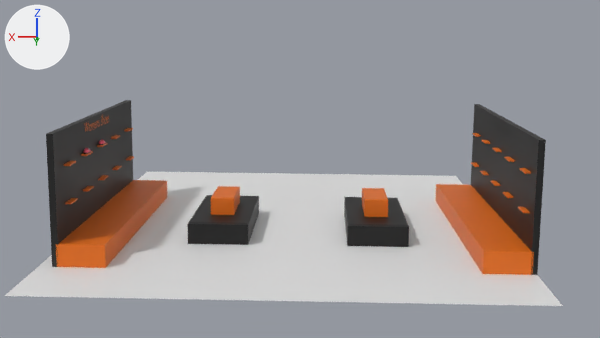
The Blender file Blend/Shelves/ShoeStoreLayout.blend: old version first, new version second.
Before and after are seen from the file's camera 'Camera'. The axes (+X, +Y, +Z) are drawn at upper left. The lights are the same throughout.
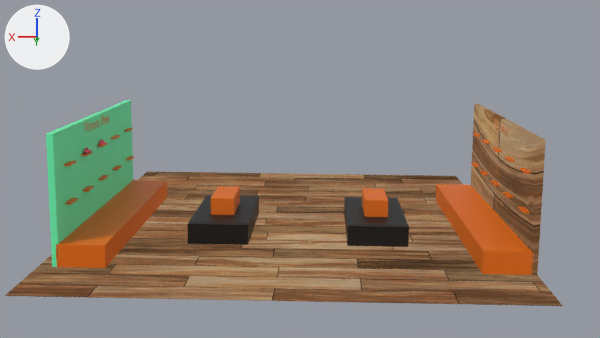
Patch to the scene script:
```diff
--- a/Blend/Shelves/ShoeStoreLayout.blend.py
+++ b/Blend/Shelves/ShoeStoreLayout.blend.py
@@ img_wood_floor_007_color_jpg_001 @@
+img_wood_floor_007_color_jpg_001 = load_image('Wood_Floor_007_COLOR.jpg.001', '../Wooden Floor/Wood_Floor_007_COLOR.jpg', 1024, 1024, 'sRGB')
@@ img_wood_floor_007_color_jpg @@
+img_wood_floor_007_color_jpg = load_image('Wood_Floor_007_COLOR.jpg', '../Wooden Floor/Wood_Floor_007_COLOR.jpg', 1024, 1024, 'sRGB')
@@ mat_material_008 @@
 mat_material_008 = principled_material('Material.008')
-mat_material_008.base_color = (0.0114, 0.0114, 0.0114)  # black #1c1c1c
+mat_material_008.base_color = (0.155, 1.0, 0.475)  # green #6effb7
@@ mat_material_009 @@
 n0 = _N.new('ShaderNodeOutputMaterial'); n0.name = 'Material Output'
-n1 = _N.new('ShaderNodeBsdfPrincipled'); n1.name = 'Principled BSDF'
-n1.distribution = 'GGX'
-n1.subsurface_method = 'RANDOM_WALK_SKIN'
-n1.inputs[0].default_value = (0.0065, 0.0065, 0.0065, 1.0)  # 'Base Color', black #131313
-_L.new(n1.outputs[0], n0.inputs[0])  # 'BSDF' to 'Surface'
+n2 = _N.new('ShaderNodeTexEnvironment'); n2.name = 'Environment Texture'
+n2.image = img_wood_floor_007_color_jpg
+_L.new(n2.outputs[0], n0.inputs[0])  # 'Color' to 'Surface'
@@ mat_material_035 @@
+mat_material_035 = bpy.data.materials.new('Material.035')
+mat_material_035.use_nodes = True; mat_material_035.node_tree.nodes.clear()
+_N = mat_material_035.node_tree.nodes; _L = mat_material_035.node_tree.links
+n0 = _N.new('ShaderNodeOutputMaterial'); n0.name = 'Material Output'
+n1 = _N.new('ShaderNodeTexImage'); n1.name = 'Image Texture'
+n1.image = img_wood_floor_007_color_jpg_001
+_L.new(n1.outputs[0], n0.inputs[0])  # 'Color' to 'Surface'
@@ me_plane @@
 me_plane.from_pydata(...)  # 4 vertices, 1 face; spans x -1.0..1.0, y -1.0..1.0, z 0.0
+me_plane.materials.append(mat_material_035)
```

Boxes [x1, y1, x2, y2] around the edits, measured in the pictures (600 x 338 px):
'Plane', recoloured (white to brown): [5, 172, 563, 306] in both
'Cube.005', recoloured (black to green): [46, 100, 133, 267] in both
'Cube.026', surface changed: [471, 104, 546, 275] in both
